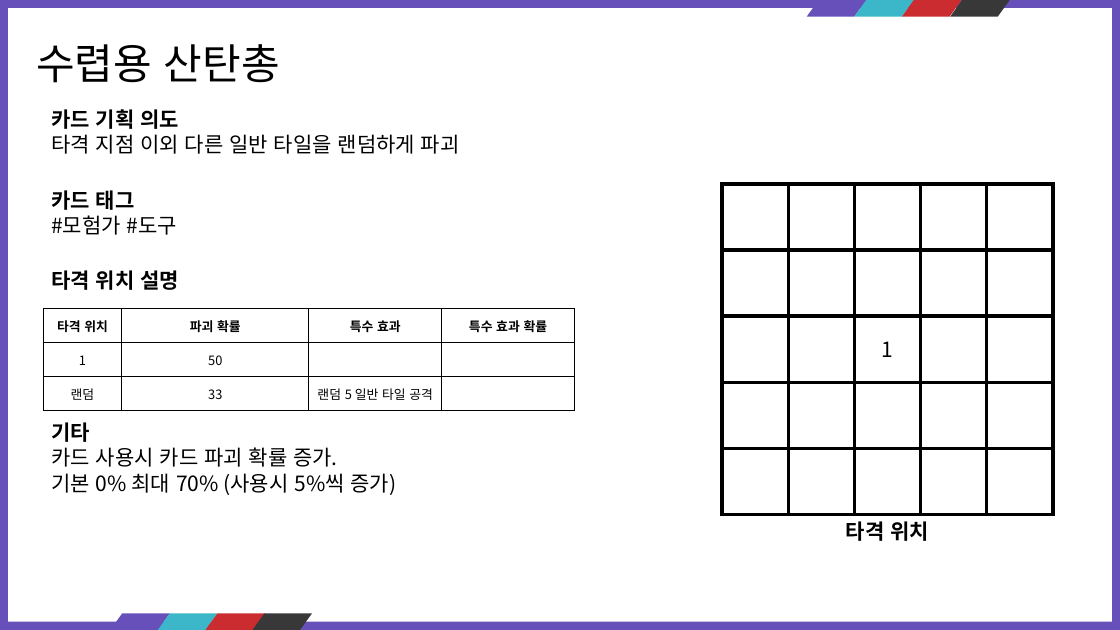
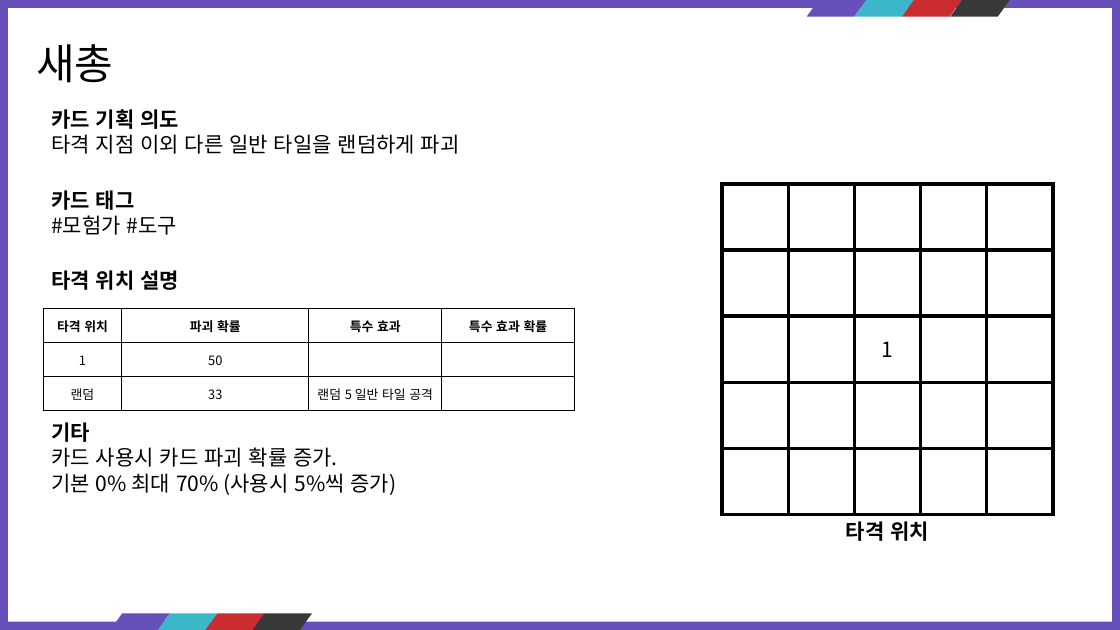
Before and after one commit to kauthor/FluffyDisdog, a slide deck: slide 17 of Plan/기획서/카드 정리.pptx. Drawn at 1120x630 pixels with LibreOffice and Linux fonts; fonts in the diff are those of the drawing. Boxes give left, top, right and bottom in pixels: in the first picture for what was removed or moved away, otherwise in the second. Text is boxed around its words. In the diff, an @@ line names an element or a change of style, - is before the commit and + after.

Commit message:
산탄총 샷건 산탄총 샷건
새총 새총 새총 새총

```diff
--- a/Plan/기획서/카드 정리.pptx
+++ b/Plan/기획서/카드 정리.pptx
@@ text at <box>36,44,113,83</box>: text changed @@
-수렵용 산탄총
+새총
```
Also in this commit, not shown: 1 other slide changed.
